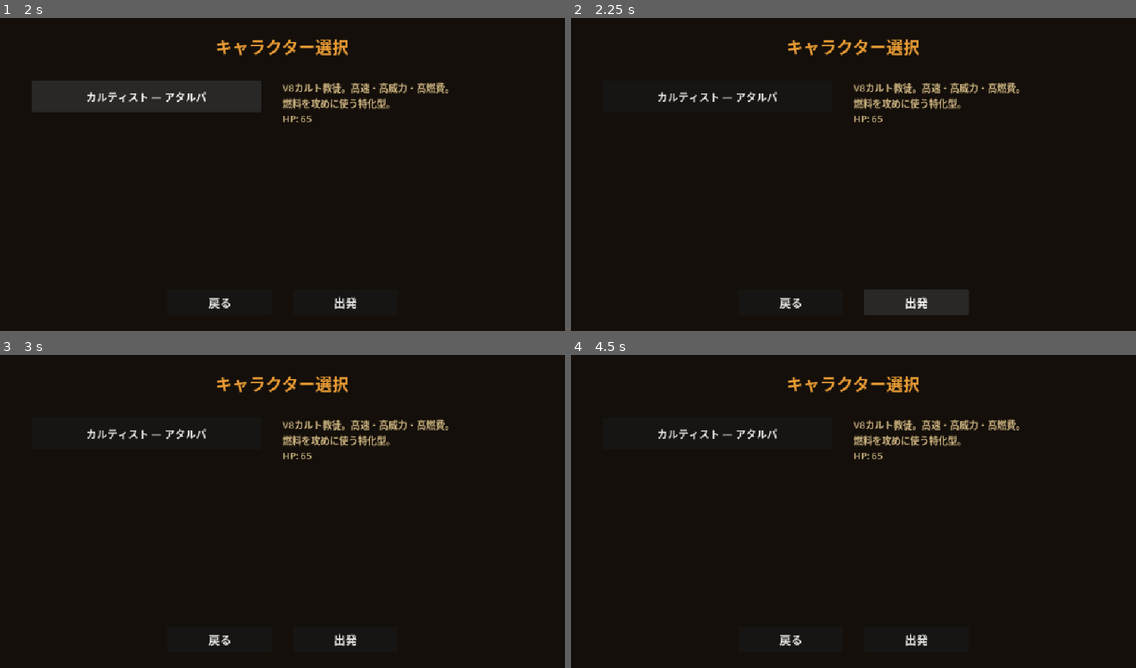
Above: before the commit, frames 1-4 (two rows, left to right).
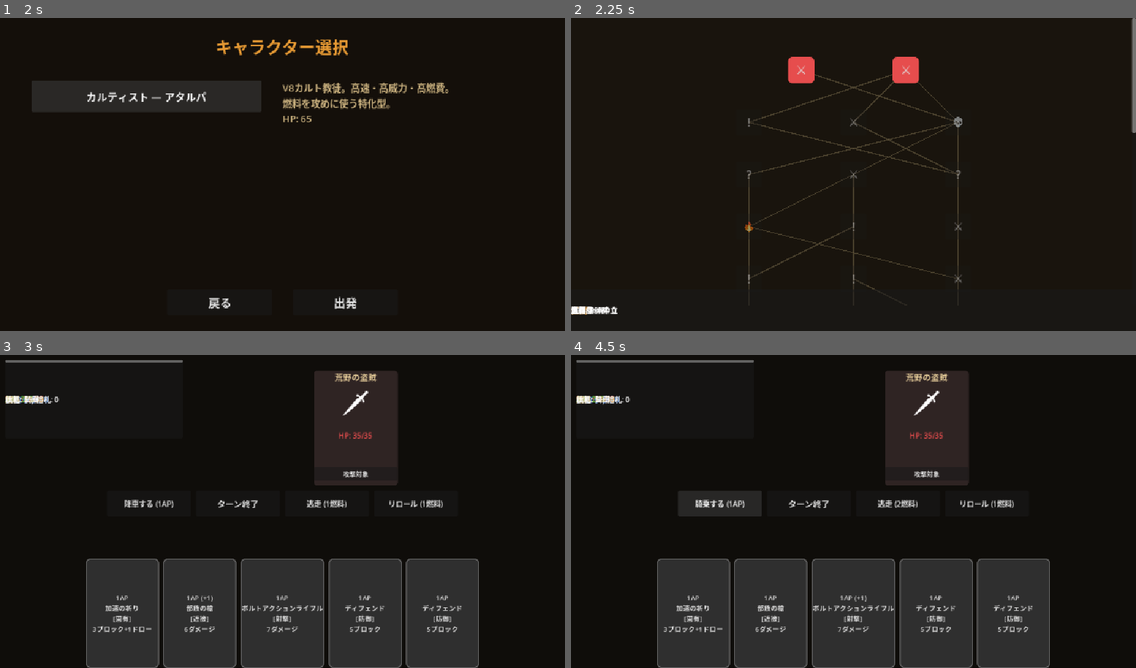
Above: after the commit, the same moments.

Repository: sashimihoutyou/too-fast-to-die
Game: Godot game, scene res://scenes/main/title_screen.tscn
Same seed, same stepped clock (60 frames per second), same inputs: the game is played once before the commit and once after it.
Inputs (mouse positions are in pixels of both pictures, inside the frame that each line leads up to):
- Up to frame 1 (2 s): click "ニューゲーム" at 0.5 s; click "カルティスト — アタルパ" at 1.25 s
- Up to frame 2 (2.25 s): click "出発" at 2 s
- Up to frame 3 (3 s): click (231, 408) at 2.75 s, where only the run after the commit has a clickable "⚔"
- Up to frame 4 (4.5 s): click (926, 473) at 3.5 s, where only the run after the commit has a clickable "攻撃対象"; click (717, 502) at 4.25 s, where only the run after the commit has a clickable "降車する (1AP)"

Frame 1 is identical in both runs. In frame 2, 4.6% of the frame differs, in the area x 0-100%, y 0-95%; in frame 3, 30%; in frame 4, 31%, in the area x 0-85%, y 1-100%.
Error before the commit: Invalid assignment of property or key 'starter_deck_ids' with value of type 'Array' on a base object of type 'Resource (CharacterData)'. (res://scenes/main/cha…

Commit message:
fix: CharacterData.starter_deck_ids への型なし配列代入を修正
character_select.gd で Array[StringName] 型の starter_deck_ids に
Dictionary から取得した型なし Array を直接代入していたためランタイムエラーが
発生していた。assign() を使うよう修正。

Co-Authored-By: Claude Opus 4.6 <noreply@anthropic.com>
Claude-Session: https://claude.ai/code/session_01LTpiM7xtgD71xxauVJ8uhz

Diff:
--- a/scenes/main/character_select.gd
+++ b/scenes/main/character_select.gd
@@ -44,7 +44,7 @@
 	character.id = selected_id
 	character.display_name = data["name"]
 	character.max_hp = data["hp"]
-	character.starter_deck_ids = data["deck"]
+	character.starter_deck_ids.assign(data["deck"])
 	character.unique_system = data["system"]
 	GameManager.start_run(character)
 	get_tree().change_scene_to_file("res://scenes/map/map_screen.tscn")
